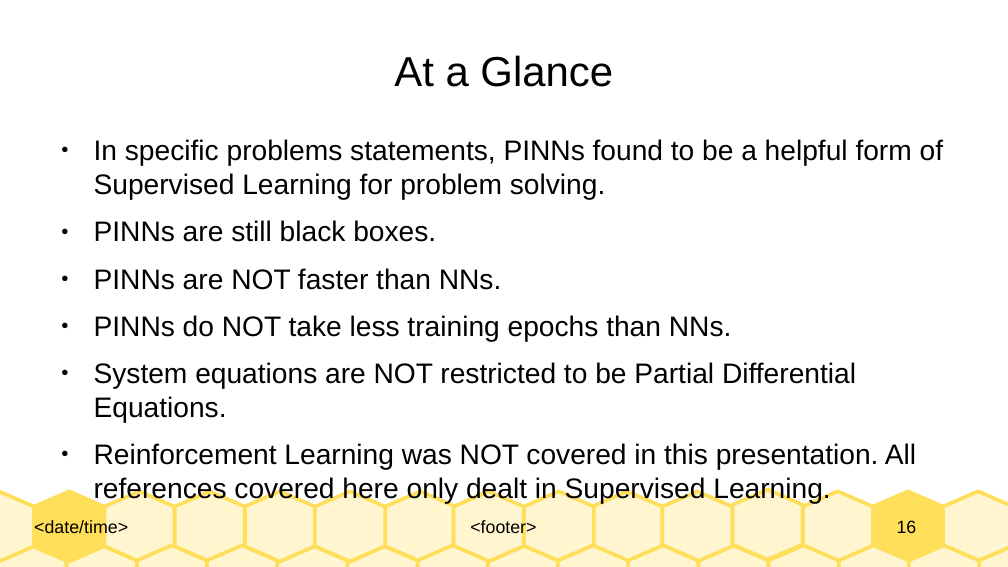
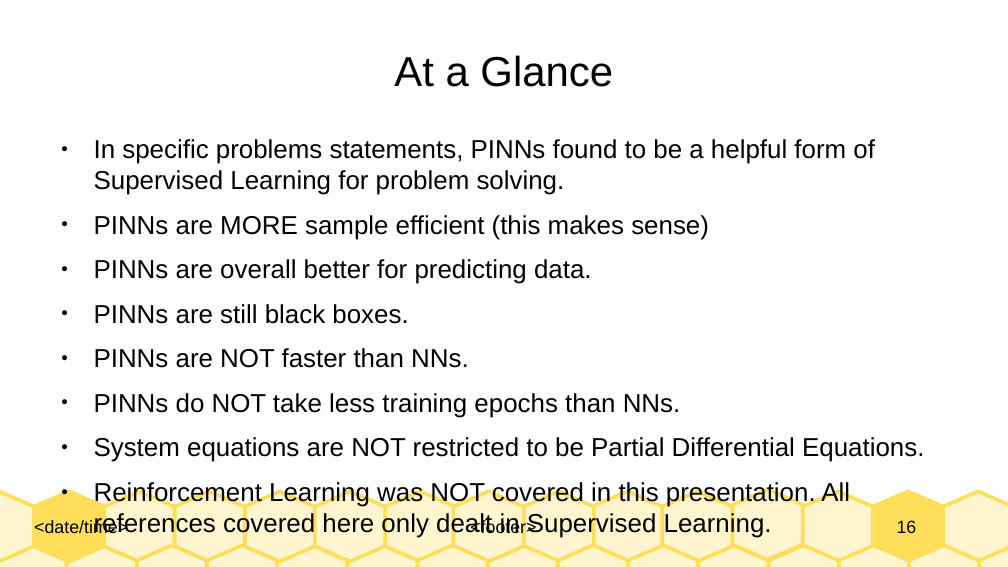
Before and after one commit to Realife-Brahmin/OriginalDocsHub, a slide deck: slide 16 of research_showcase/physicsInformedNeuralNetworks_aryan_ritwajeet_jha.odp. Drawn at 1008x567 pixels with LibreOffice and Linux fonts; fonts in the diff are those of the drawing. Boxes give left, top, right and bottom in pixels: in the first picture for what was removed or moved away, otherwise in the second. Text is boxed around its words. In the diff, an @@ line names an element or a change of style, - is before the commit and + after.

```diff
--- a/research_showcase/physicsInformedNeuralNetworks_aryan_ritwajeet_jha.odp
+++ b/research_showcase/physicsInformedNeuralNetworks_aryan_ritwajeet_jha.odp
@@ text at (x1=94, y1=139, x2=924, y2=538): size 22.2 to 20.4 pt in "In specific problems statements, PINNs found to ...", "PINNs are still black boxes.", "PINNs are NOT faster than NNs.", "PINNs do NOT take less training epochs ..." and 2 more places @@
@@ text at (x1=94, y1=215, x2=709, y2=284): paragraphs added @@
+● PINNs are MORE sample efficient (this makes sense)
+● PINNs are overall better for predicting data.
```
Also in this commit, not shown: 3 other slides changed, 2 slides added, 1 slide removed, 1 other file.
